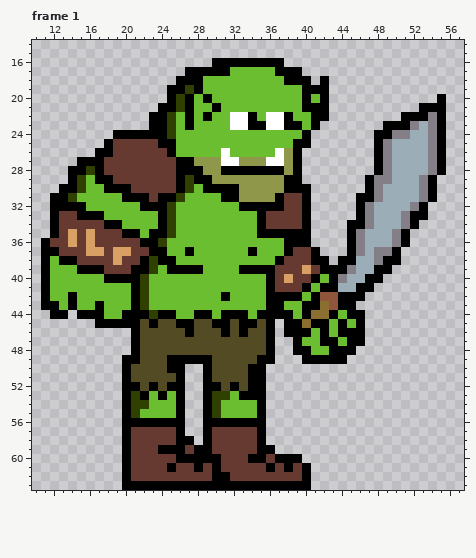
A pixel-art file gets an edit: BBCTMA/Assets/Ase Files/orc_warrior.ase. This is how it looked before the edit.
64x64 pixels, 4 frames. Shown: frame 1: x 10..57, y 14..63. The commit also changed other frames, which this record leaves out.
New version:
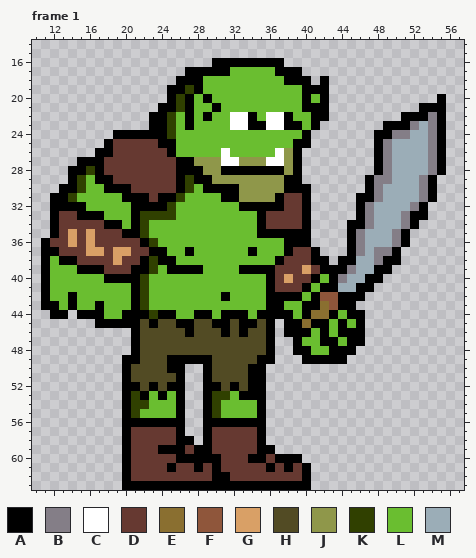
Palette (. is transparent): A #000000  B #847e87  C #ffffff  D #663931  E #8a6f30  F #8f563b  G #d9a066  H #524b24  J #8f974a  K #304000  L #6abe30  M #9badb7
What changed:
Changed rows in their new state; - is an unchanged pixel.
Frame 1:
first column x 21:
32 A----
33 AKKK-
34 AK-LL
35 -KLLL
36 --KL-
